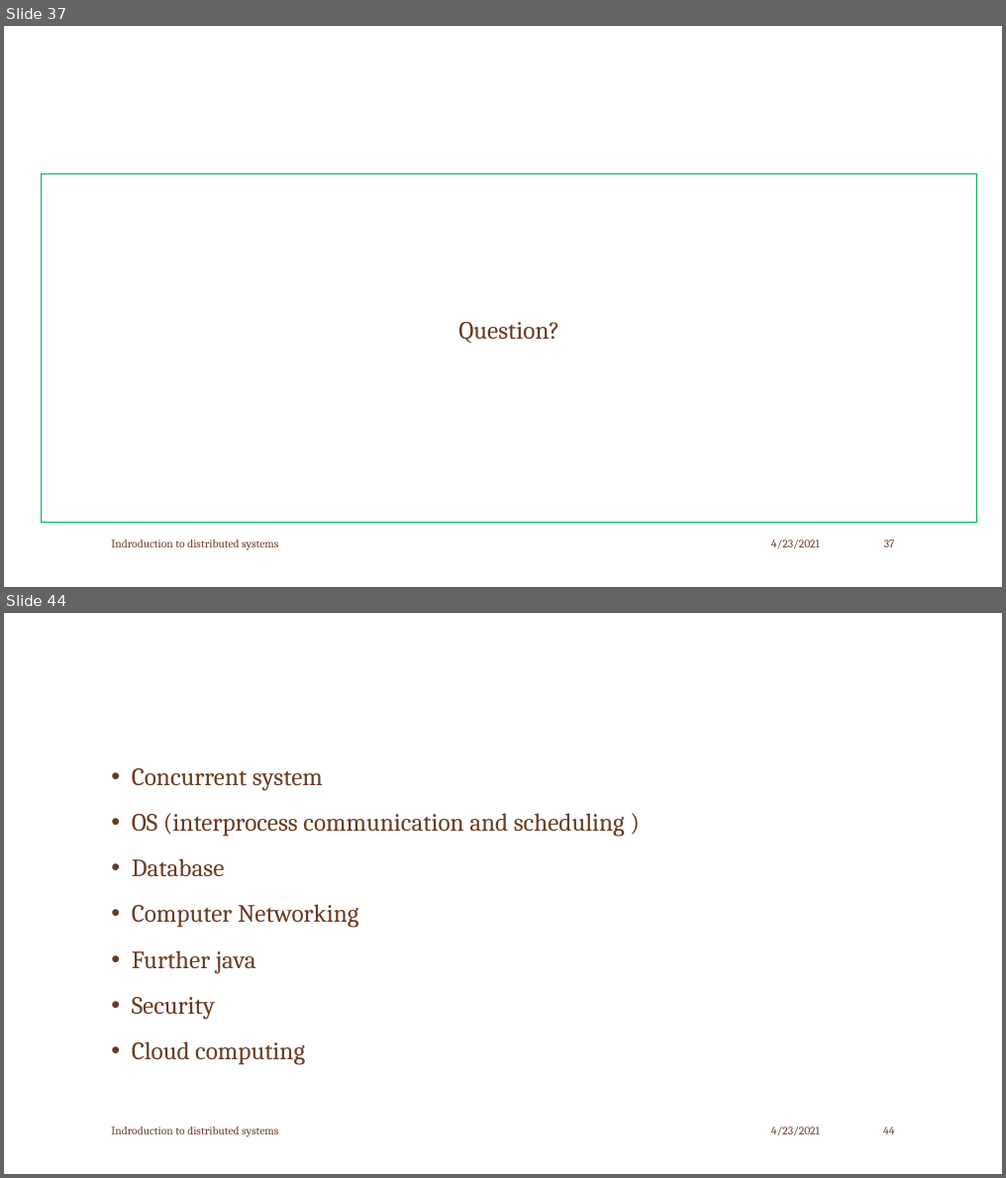
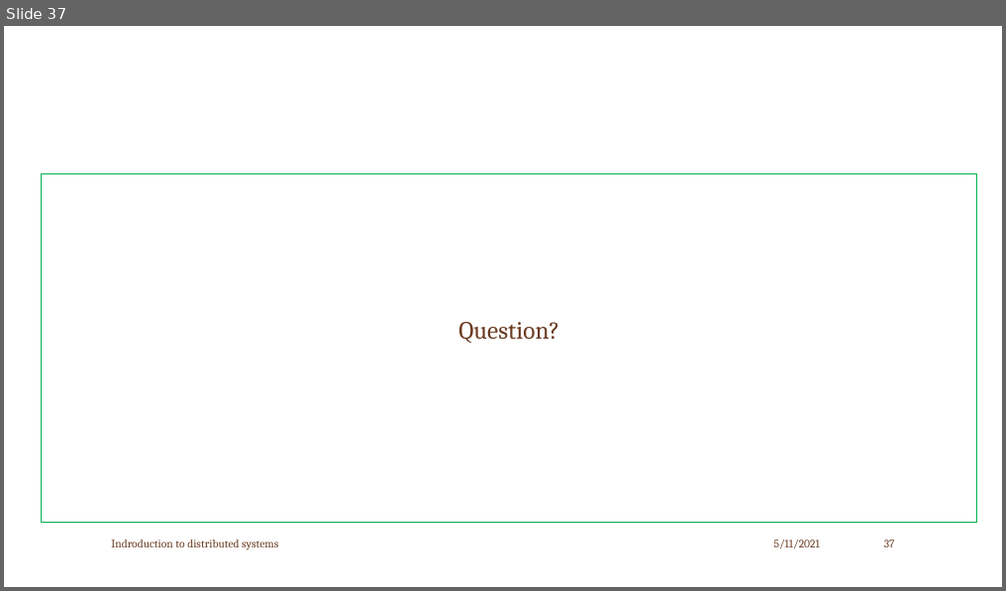
Before and after one commit to girma31/java, a slide deck: Distributed System.pptx. Shown one above the other, each under a label of ours: slides 37 and 44 before the commit, slide 37 after it; the slides between them are not shown. The pictures are 1006x1178 and 1006x591 pixels, drawn with LibreOffice and Linux fonts; fonts in the diff are those of the drawing; background and template pictures are left out. Boxes give left, top, right and bottom in pixels: in the first picture for what was removed or moved away, otherwise in the second. Text is boxed around its words. In the diff, an @@ line names an element or a change of style, - is before the commit and + after.

```diff
--- a/Distributed System.pptx
+++ b/Distributed System.pptx
@@ slide 44 removed at [4,613,1002,1174], background picture (left out) @@
@@ text removed at [132,768,625,1065] @@
-• Concurrent system
-• OS (interprocess communication and scheduling )
-• Database
-• Computer Networking
-• Further java
-• Security
-• Cloud computing
@@ text removed at [111,1127,278,1138] @@
-Indroduction to distributed systems
@@ text removed at [771,1127,820,1137] @@
-4/23/2021
@@ page number removed at [883,1127,894,1135] @@
-44
@@ slide 37 changed as well @@
@@ text at [774,540,820,550]: text changed @@
-4/23/2021
+5/11/2021
```
Also in this commit, not shown: 35 other slides changed, 19 other slides removed.
